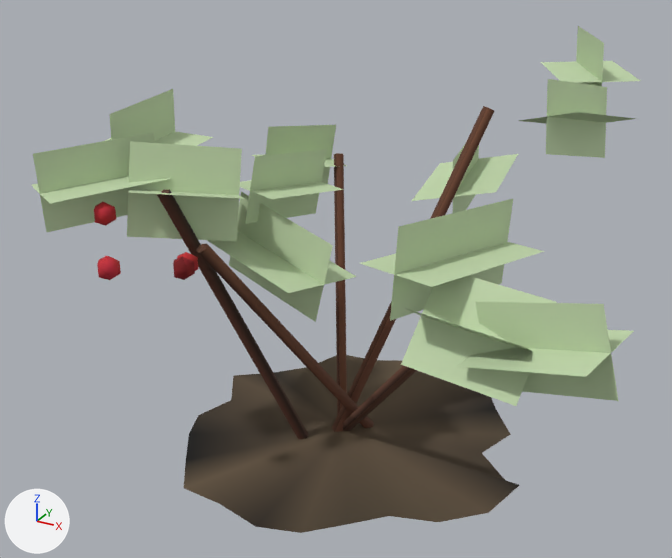
The glTF model packages/viewer-threejs/public/assets/resources/redberry/mature-lod2.glb: old version first, new version second.
Rendered twice from a 50 mm camera at (2.03, -3.77, 2.7) aimed at (-0.05, 0.0, 0.81). The axes (+X, +Y, +Z) are drawn at lower left. The lights are the same throughout. The picture after the commit comes second. Where no turn or scale is listed for an object, it has been applied to the vertices. Vertices at exactly the same position are counted once.

Names of what the first picture shows: 'redberry-buried-stems-ground-blend-and-fruit', 'redberry-leaf-sprays'.
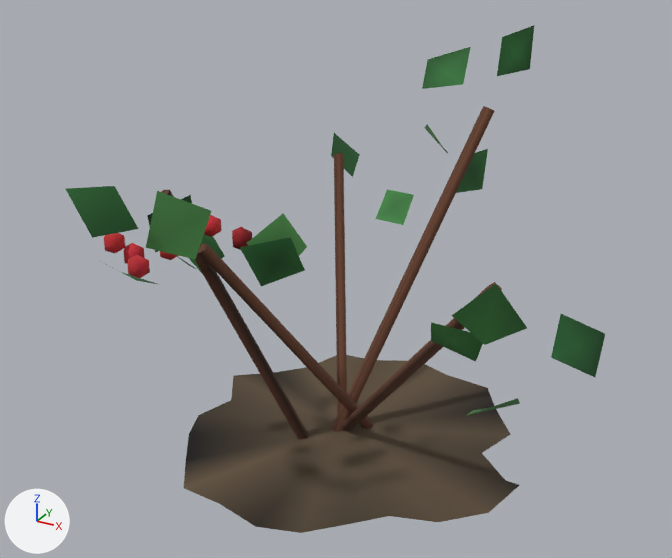
What changed in the scene script:
```text
Change mat_material_1:
    remove # nodes: BsdfPrincipled, Math x2, Mix, OutputMaterial, VertexColor
    remove # colours: green #c3d8ad, mixed with the vertex colours
    nodes: BsdfPrincipled, OutputMaterial, VertexColor
Change me_mesh_0:
    used by ob_redberry_buried_stems_ground_blend_and_fruit; location = (0.0, 0.0, 0.0)
    remove me_mesh_0.from_pydata(...)  # 170 vertices, 264 faces; spans x -0.88..1.01, y -1.04..0.97, z -0.17..1.59
    add me_mesh_0.from_pydata(...)  # 170 vertices, 264 faces; spans x -0.88..1.01, y -0.96..0.97, z -0.17..1.59
    me_mesh_0 part 1: the loose piece of 12 vertices spanning x -0.47..-0.38, y -0.78..-0.69, z 1.01..1.13 is moved by (0.17, 0.23, 0.1)
    me_mesh_0 part 2: the loose piece of 12 vertices spanning x -0.79..-0.7, y -0.6..-0.5, z 1.3..1.42 is moved by (0.18, -0.33, -0.26)
    me_mesh_0 part 3: the loose piece of 12 vertices spanning x -0.83..-0.74, y -0.55..-0.45, z 1.13..1.25 is moved by (0.43, -0.41, 0.05)
    me_mesh_0 part 4: the loose piece of 12 vertices spanning x -0.67..-0.58, y -1.04..-0.95, z 1.07..1.19 is moved by (0.11, 0.6, 0.02)
    me_mesh_0 part 5: the loose piece of 12 vertices spanning x -0.5..-0.41, y -0.73..-0.63, z 1.01..1.12 is moved by (-0.36, -0.07, 0.06)
    me_mesh_0 part 6: the loose piece of 12 vertices spanning x -0.83..-0.74, y -0.86..-0.77, z 1.23..1.35 is moved by (0.04, 0.12, -0.23)
    other edits to the shape of me_mesh_0 do not show in these pictures
Add me_mesh_1_1:
    me_mesh_1_1.from_pydata(...)  # 90 vertices, 72 faces; spans x -0.77..1.43, y -1.28..1.38, z 0.72..1.99
    me_mesh_1_1.materials.append(mat_material_1)
Remove ob_redberry_leaf_sprays:
    ob_redberry_leaf_sprays = bpy.data.objects.new('redberry-leaf-sprays', me_mesh_1)
    ob_redberry_leaf_sprays.location = (0.0, 0.0, 0.0)
Add ob_redberry_individual_ovate_leaves:
    ob_redberry_individual_ovate_leaves = bpy.data.objects.new('redberry-individual-ovate-leaves', me_mesh_1_1)
    ob_redberry_individual_ovate_leaves.location = (0.0, 0.0, 0.0)
```

Location of each change, [x1, y1, x2, y2] in pixels of the pictures (672 x 558 px; the box of a moved part takes in the faces that stretch with it):
'redberry-leaf-sprays', deleted (green): before [31, 26, 640, 406]
'redberry-buried-stems-ground-blend-and-fruit', reshaped: before [94, 106, 519, 533]; after [104, 106, 519, 533]
'redberry-individual-ovate-leaves', added: after [66, 25, 605, 415]
part 1 of me_mesh_0, moved or reshaped: before [173, 256, 195, 280]; after [232, 227, 252, 250]
part 2 of me_mesh_0, moved or reshaped (not visible before): after [127, 255, 150, 278]
part 3 of me_mesh_0, moved or reshaped (not visible before): after [160, 251, 178, 260]
part 4 of me_mesh_0, moved or reshaped: before [97, 256, 121, 280]; after [204, 215, 222, 237]
part 5 of me_mesh_0, moved or reshaped: before [177, 252, 198, 271]; after [104, 233, 125, 253]
part 6 of me_mesh_0, moved or reshaped: before [94, 202, 116, 226]; after [124, 243, 145, 264]
